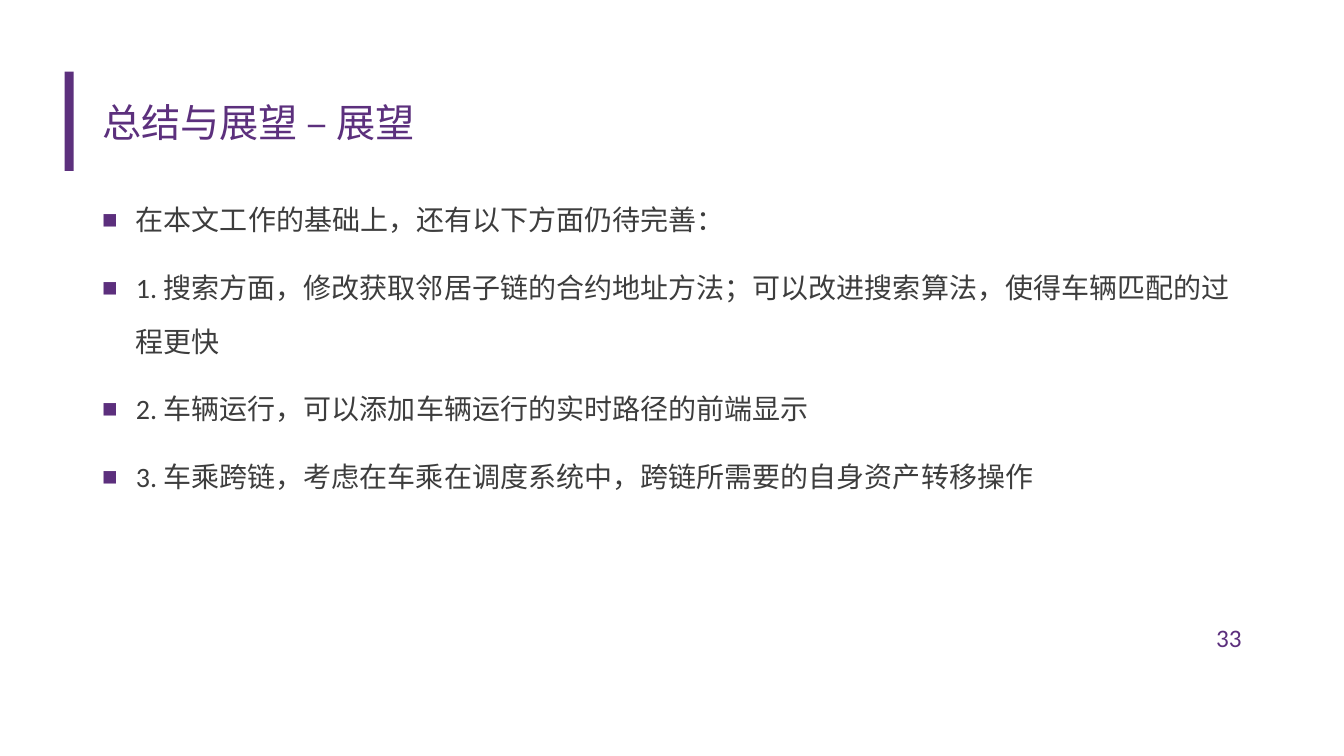
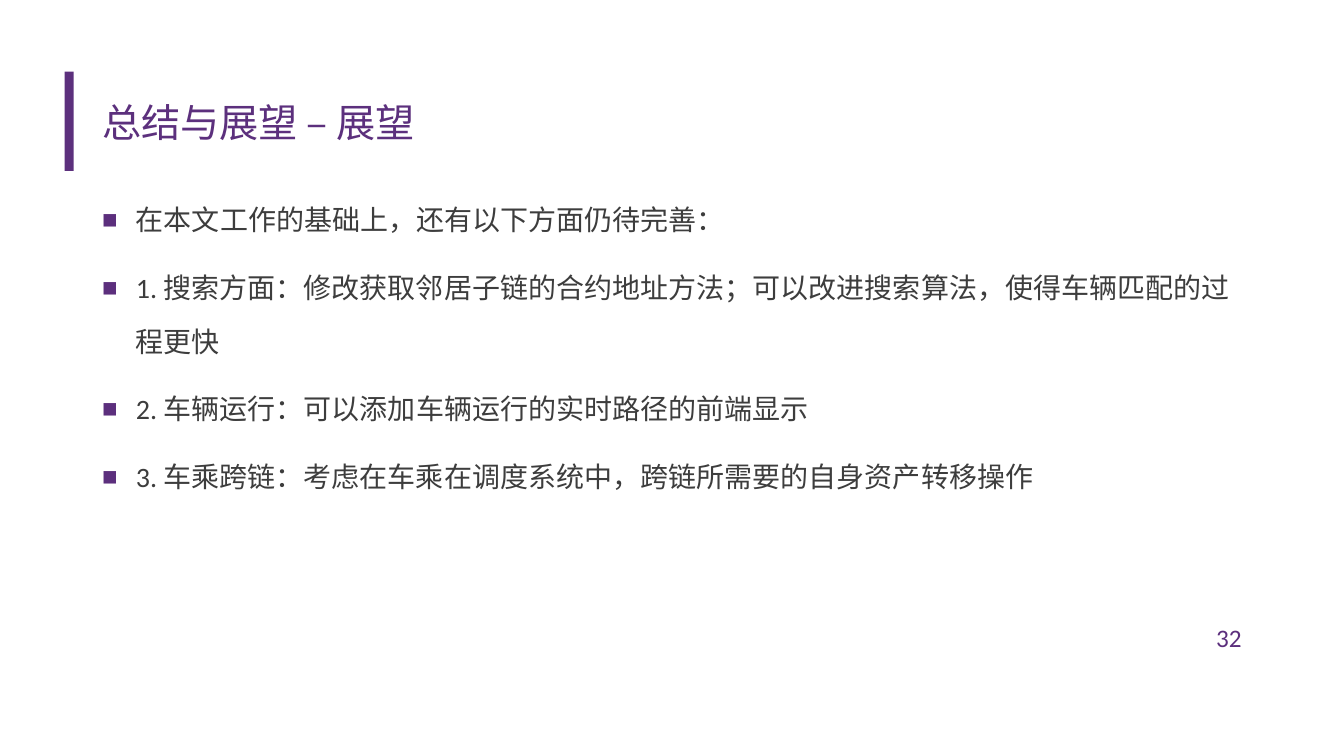
Before and after one commit to diyz19/GraduationDesign, a slide deck: slide 32 of FinalThesis/答辩ppt.pptx (slide 33 before the commit). Drawn at 1344x756 pixels with LibreOffice and Linux fonts; fonts in the diff are those of the drawing; background and template pictures are left out. Boxes give left, top, right and bottom in pixels: in the first picture for what was removed or moved away, otherwise in the second. Text is boxed around its words. In the diff, an @@ line names an element or a change of style, - is before the commit and + after.

```diff
--- a/FinalThesis/答辩ppt.pptx
+++ b/FinalThesis/答辩ppt.pptx
@@ text at (x1=136, y1=274, x2=1230, y2=490): text changed @@
-■ 1. 搜索方面，修改获取邻居子链的合约地址方法；可以改进搜索算法，使得车辆匹配的过程更快
-■ 2. 车辆运行，可以添加车辆运行的实时路径的前端显示
-■ 3. 车乘跨链，考虑在车乘在调度系统中，跨链所需要的自身资产转移操作
+■ 1. 搜索方面：修改获取邻居子链的合约地址方法；可以改进搜索算法，使得车辆匹配的过程更快
+■ 2. 车辆运行：可以添加车辆运行的实时路径的前端显示
+■ 3. 车乘跨链：考虑在车乘在调度系统中，跨链所需要的自身资产转移操作
@@ page number at (x1=1216, y1=630, x2=1242, y2=647): text changed @@
-33
+32
```
Also in this commit, not shown: 17 other slides changed, 2 slides added, 1 slide removed, 4 other files.
